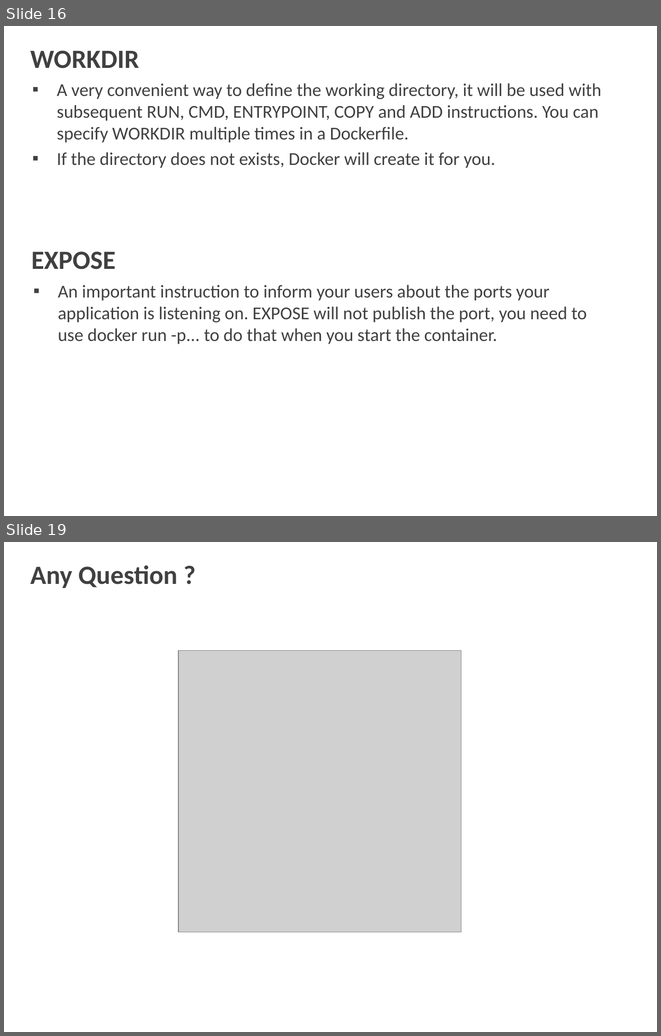
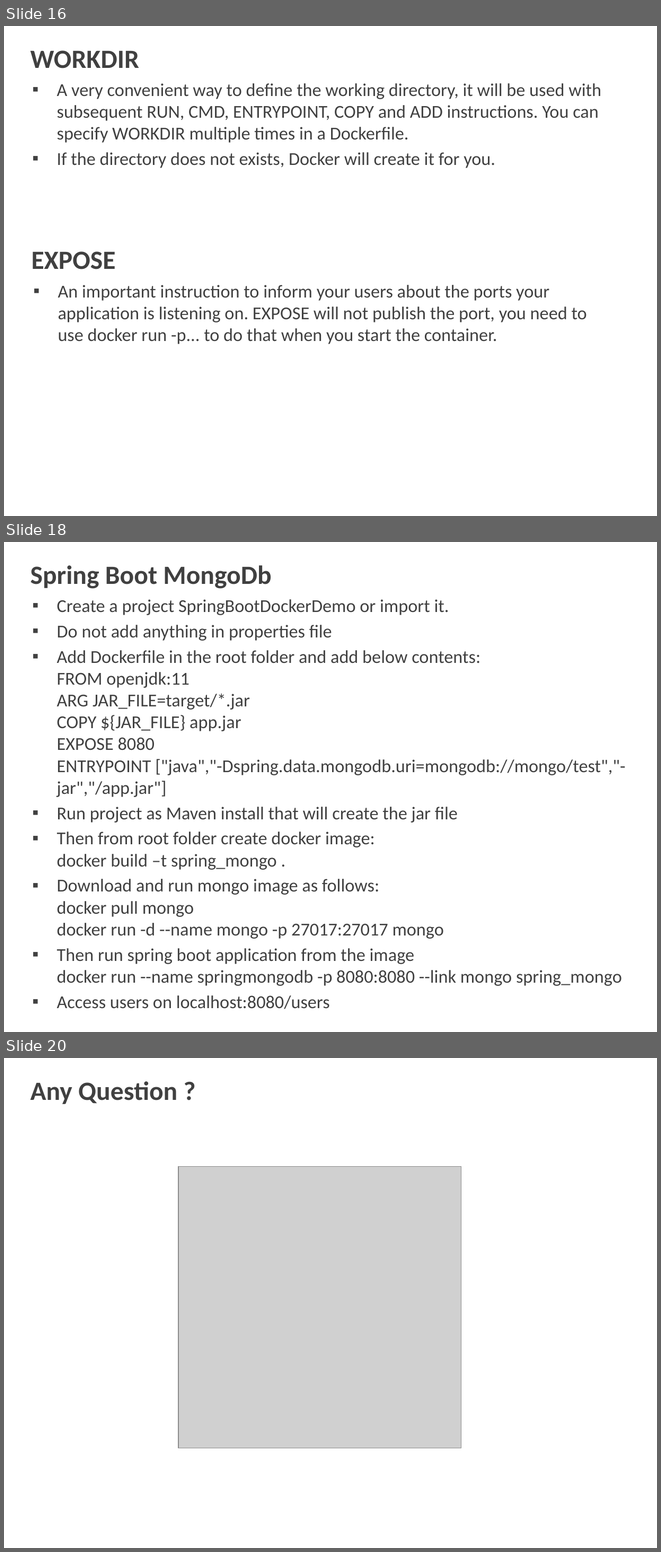
Before and after one commit to shalini06mittal/ConcertoTraining, a slide deck: ppts/Docker/3_Docker_Dockerfile.pptx. Shown one above the other, each under a label of ours: slides 16 and 19 before the commit, slides 16, 18 and 20 after it; the slides between them are not shown. The pictures are 661x1036 and 661x1552 pixels, drawn with LibreOffice and Linux fonts; fonts in the diff are those of the drawing; grey boxes stand for pictures; background and template pictures are left out. Boxes give left, top, right and bottom in pixels: in the first picture for what was removed or moved away, otherwise in the second. Text is boxed around its words. In the diff, an @@ line names an element or a change of style, - is before the commit and + after.

Commit message:
docker

```diff
--- a/ppts/Docker/3_Docker_Dockerfile.pptx
+++ b/ppts/Docker/3_Docker_Dockerfile.pptx
@@ slide 18 added at [4,542,657,1032], background picture (left out) @@
@@ title added at [30,565,271,589], 29 pt, text #404040, bold @@
+Spring Boot MongoDb
@@ text added at [57,599,625,1009], 20 pt, text #404040 @@
+▪ Create a project SpringBootDockerDemo or import it.
+▪ Do not add anything in properties file
+▪ Add Dockerfile in the root folder and add below contents:
+  FROM openjdk:11
+  ARG JAR_FILE=target/*.jar
+  COPY ${JAR_FILE} app.jar
+  EXPOSE 8080
+  ENTRYPOINT ["java","-Dspring.data.mongodb.uri=mongodb://mongo/test","-jar","/app.jar"]
+▪ Run project as Maven install that will create the jar file
+▪ Then from root folder create docker image:
+  docker build –t spring_mongo .
+▪ Download and run mongo image as follows:
+  docker pull mongo
+  docker run -d --name mongo -p 27017:27017 mongo
+▪ Then run spring boot application from the image
+  docker run --name springmongodb -p 8080:8080 --link mongo spring_mongo
+▪ Access users on localhost:8080/users
@@ what was slide 19 is now slide 20 @@
```
Also in this commit, not shown: 2 slides changed, 56 other files.
